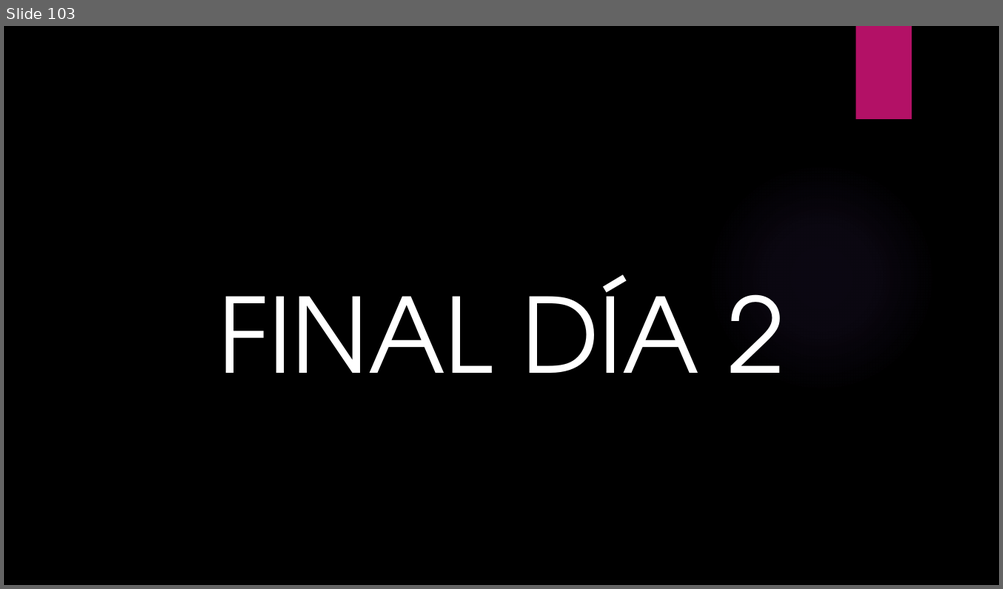
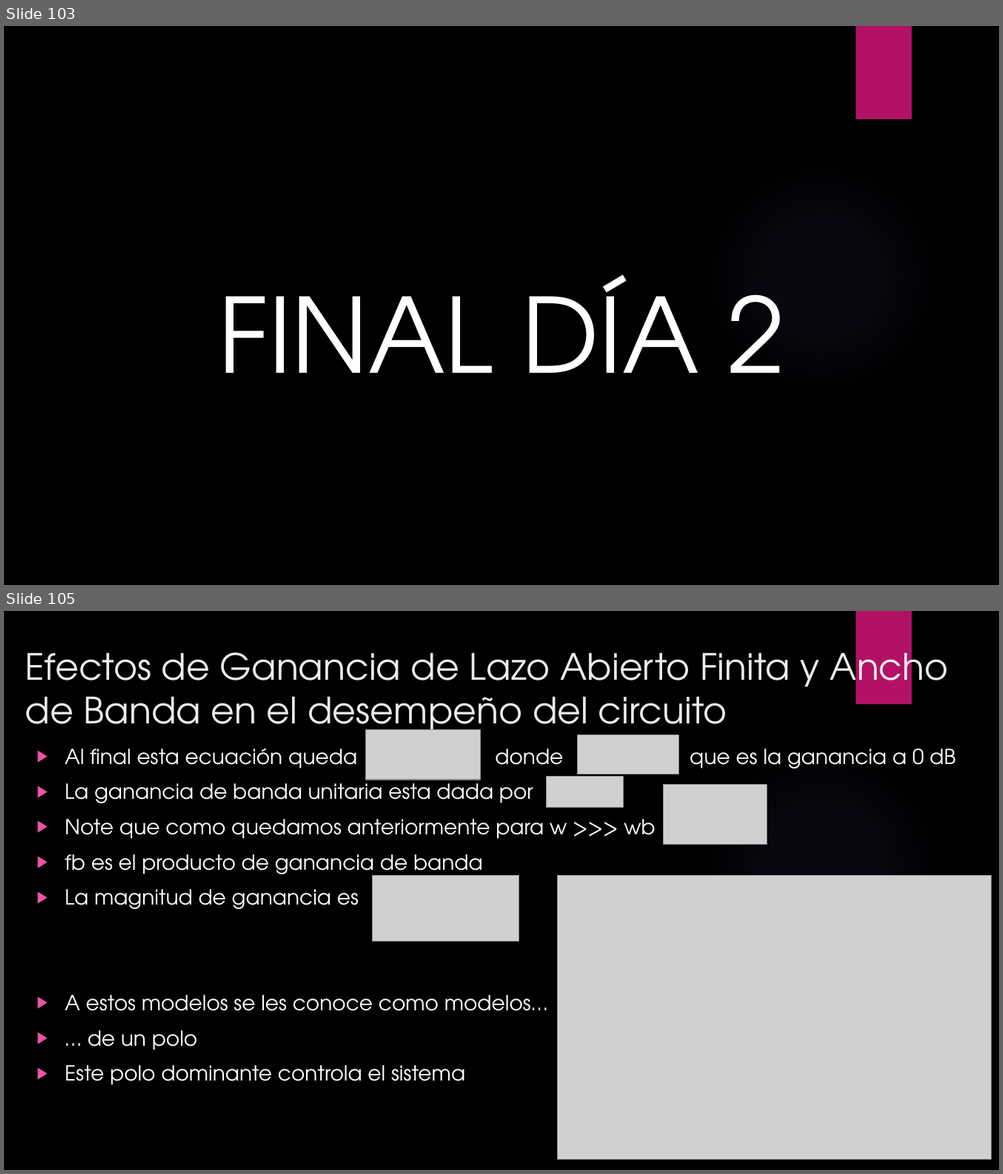
Before and after one commit to ulatinaedupa/ElectronicsII, a slide deck: Presentación/Electronica II.pptx. Shown one above the other, each under a label of ours: slide 103 before the commit, slides 103 and 105 after it; the slides between them are not shown. The pictures are 1003x589 and 1003x1174 pixels, drawn with LibreOffice and Linux fonts; fonts in the diff are those of the drawing; grey boxes stand for pictures; background and template pictures are left out. Boxes give left, top, right and bottom in pixels: in the first picture for what was removed or moved away, otherwise in the second. Text is boxed around its words. In the diff, an @@ line names an element or a change of style, - is before the commit and + after.

```diff
--- a/Presentación/Electronica II.pptx
+++ b/Presentación/Electronica II.pptx
@@ slide 105 added at (4, 611, 999, 1170), background picture (left out); not listed: 2 template elements that a slide beside it also shows @@
@@ title added at (25, 642, 948, 741), 35 pt, text #EBEBEB @@
+Efectos de Ganancia de Lazo Abierto Finita y Ancho de Banda en el desempeño del circuito
@@ picture added at (366, 729, 481, 780) @@
@@ picture added at (578, 735, 678, 775) @@
@@ text added at (65, 749, 654, 1085), 20 pt, text #FFFFFF @@
+▶ Al final esta ecuación queda donde que es la ganancia a 0 dB
+▶ La ganancia de banda unitaria esta dada por
+▶ Note que como quedamos anteriormente para w >>> wb
+▶ fb es el producto de ganancia de banda
+▶ La magnitud de ganancia es
+▶ A estos modelos se les conoce como modelos…
+▶ … de un polo
+▶ Este polo dominante controla el sistema
@@ picture added at (546, 777, 623, 808) @@
@@ picture added at (663, 784, 767, 845) @@
@@ picture added at (372, 876, 519, 942) @@
@@ picture added at (557, 876, 990, 1159) @@
```
Also in this commit, not shown: 1 slide changed, 18 other slides added, 2 other files.
